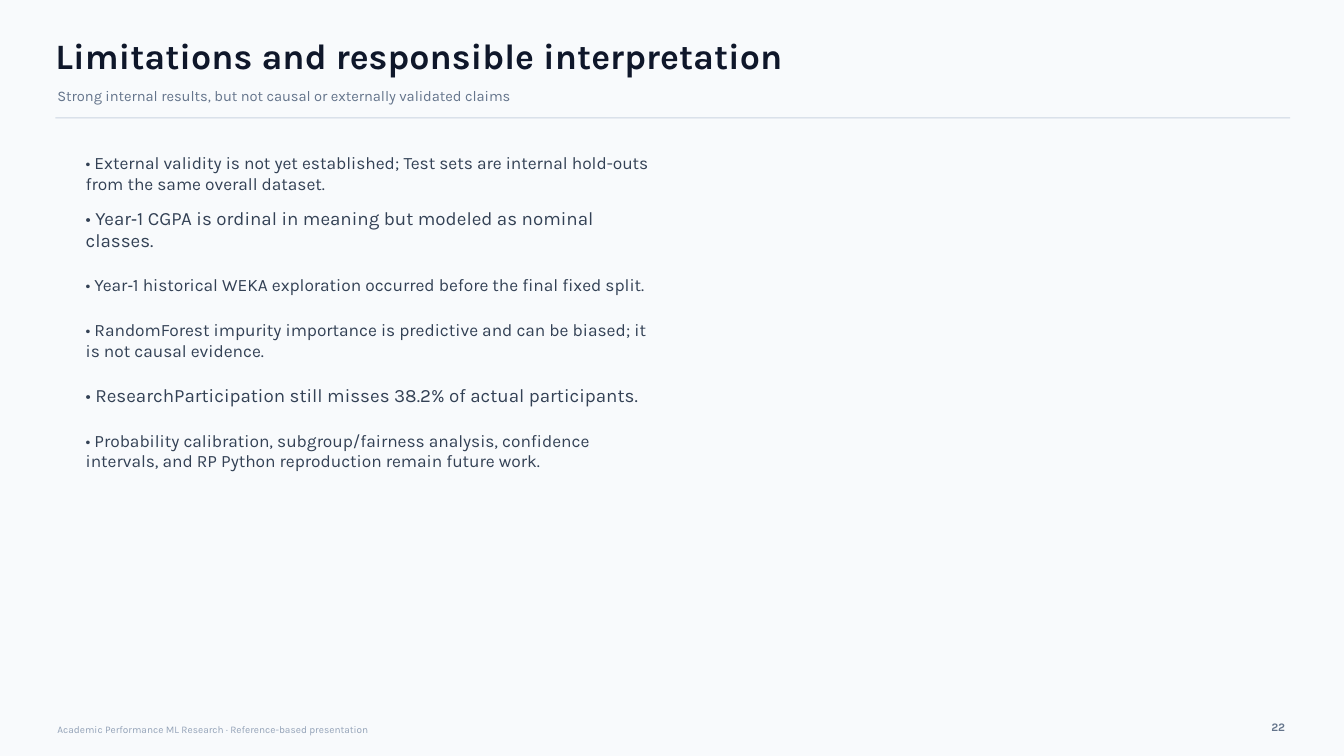
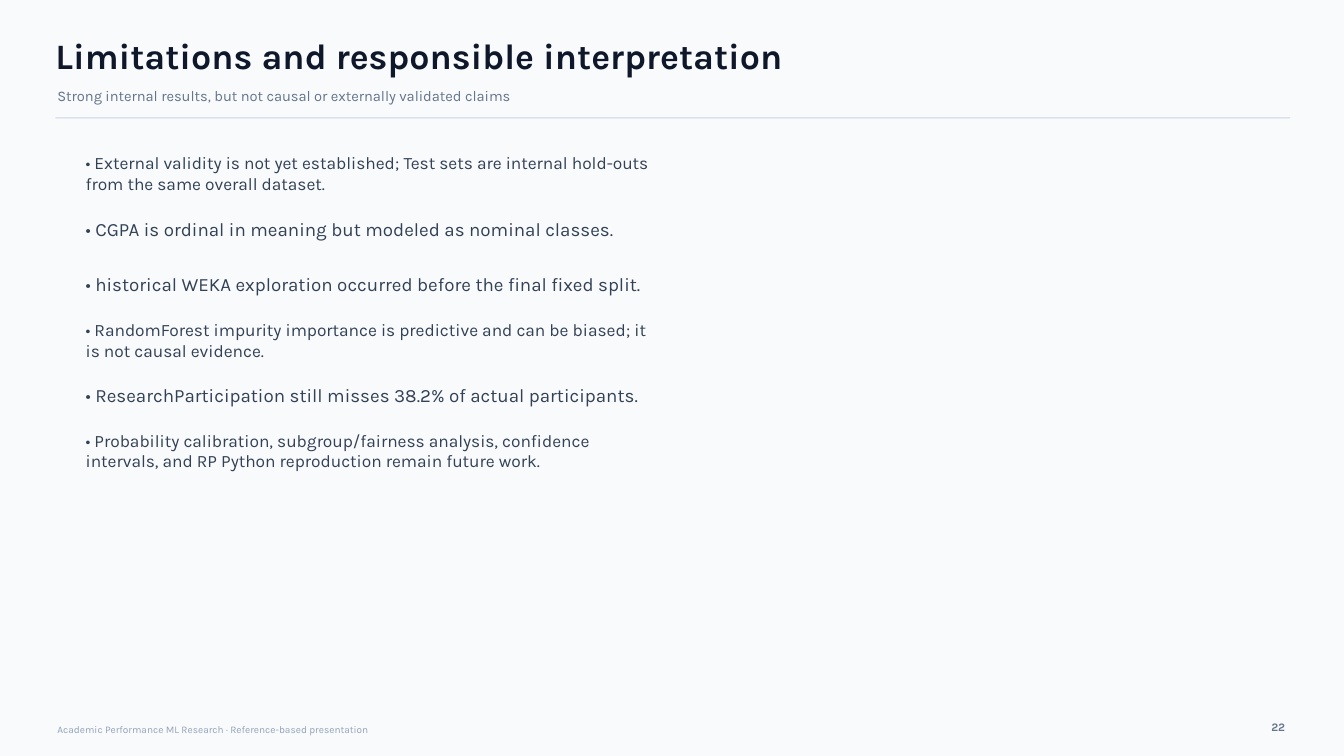
Before and after one commit to Prothom7/Academic-Performance-Prediction-ML, a slide deck: slide 22 of presentation/Academic_Performance_ML_Reference_Based_Final_Presentation.pptx. Drawn at 1344x756 pixels with LibreOffice and Linux fonts; fonts in the diff are those of the drawing. Boxes give left, top, right and bottom in pixels: in the first picture for what was removed or moved away, otherwise in the second. Text is boxed around its words. In the diff, an @@ line names an element or a change of style, - is before the commit and + after.

```diff
--- a/presentation/Academic_Performance_ML_Reference_Based_Final_Presentation.pptx
+++ b/presentation/Academic_Performance_ML_Reference_Based_Final_Presentation.pptx
@@ text at (95, 223, 613, 241): text changed @@
-• Year‑1 CGPA is ordinal in meaning but modeled as nominal classes.
+• CGPA is ordinal in meaning but modeled as nominal classes.
@@ text at (95, 278, 640, 296): text changed; size 12.4 to 13.4 pt @@
-• Year‑1 historical WEKA exploration occurred before the final fixed split.
+• historical WEKA exploration occurred before the final fixed split.
```
Also in this commit, not shown: 16 other slides changed.
